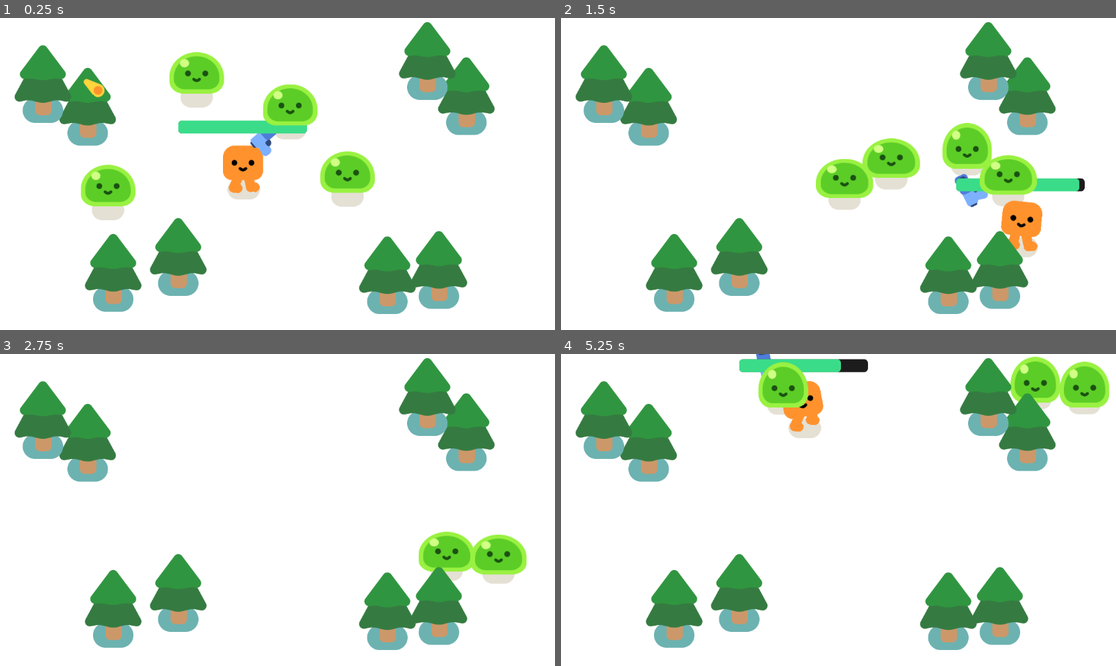
Above: before the commit, frames 1-4 (two rows, left to right).
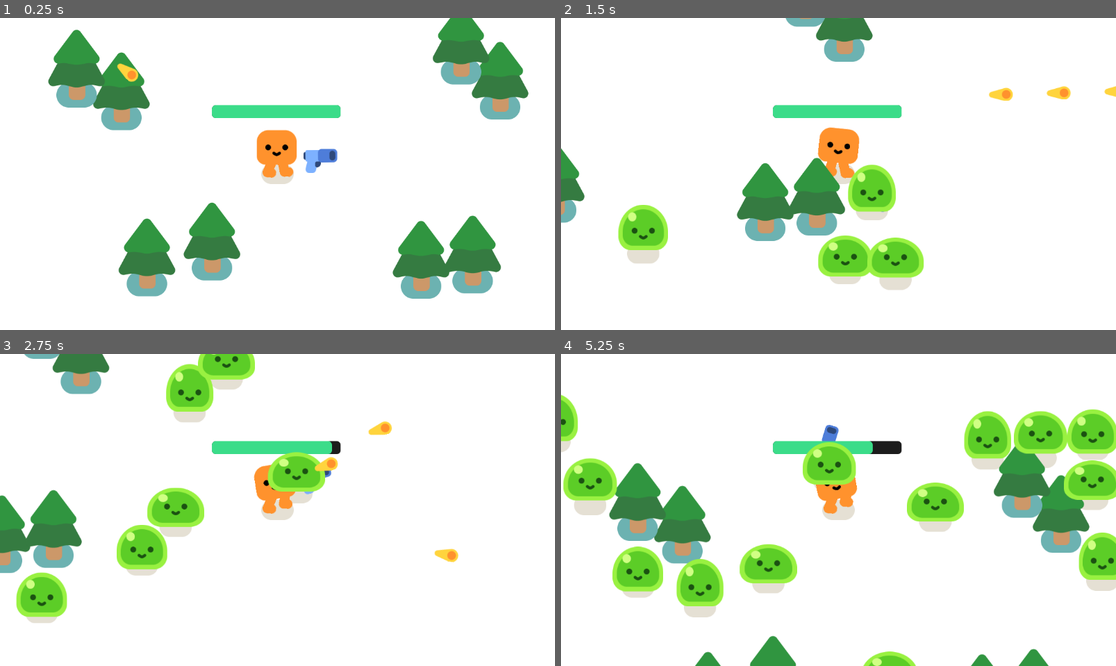
Above: after the commit, the same moments.

Repository: AnOropeza26/Final-Project
Game: Godot game, scene res://survivors_game .tscn
Two runs of this game, one before a commit and one after it. Both use one fixed random seed, a clock stepped at 60 frames per second and the inputs below. This scene is started directly instead of the project's main scene.
Inputs:
- Up to frame 1 (0.25 s): no input
- Up to frame 2 (1.5 s): hold D (move_right) 0.53-1.28 s; hold S (move_down) from 1.28 s (still down)
- Up to frame 3 (2.75 s): release S (move_down) at 2.03 s; hold D (move_right) from 2.03 s (still down)
- Up to frame 4 (5.25 s): release D (move_right) at 2.78 s; hold W (move_up) 2.78-3.53 s; hold A (move_left) 3.53-5.03 s; hold S (move_down) from 5.03 s (still down)

The runs differ from the first frame. In frame 1, 30% of the frame differs, in the area x 2-96%, y 0-95%; in frame 2, 31%; in frame 3, 29%; in frame 4, 39%, in the area x 0-100%, y 0-100%.

Commit message:
Mob spawning complete

Diff:
--- a/player.gd
+++ b/player.gd
@@ -13,10 +13,11 @@
 	else:
 		%HappyBoo.play_idle_animation()
 
-	const DAMAGE_RATE= 5.0
+	const DAMAGE_RATE = 5.0
 	var overlapping_mobs = %HurtBox.get_overlapping_bodies()
 	if overlapping_mobs.size() > 0:
 		health -= DAMAGE_RATE * overlapping_mobs.size() * delta
 		%ProgressBar.value =  health
+		%ProgressBar.max_value = 100
 		if health <= 0.0:
 			health_depleted.emit()
--- a/player.tscn
+++ b/player.tscn
@@ -55,3 +55,5 @@
 theme_override_styles/fill = SubResource("StyleBoxFlat_vfp3r")
 value = 100.0
 show_percentage = false
+
+[node name="Camera2D" type="Camera2D" parent="."]
--- a/survivors_game .tscn
+++ b/survivors_game .tscn
@@ -1,32 +1,35 @@
-[gd_scene load_steps=4 format=3 uid="uid://c3x3ko7r86xi"]
+[gd_scene load_steps=5 format=3 uid="uid://c3x3ko7r86xi"]
 
 [ext_resource type="PackedScene" uid="uid://1lk2mbnh2rvm" path="res://player.tscn" id="1_lias5"]
-[ext_resource type="PackedScene" uid="uid://dojjh1kd3rahe" path="res://mob.tscn" id="2_0gb5e"]
+[ext_resource type="Script" path="res://survivors_game.gd" id="1_woo71"]
 [ext_resource type="PackedScene" uid="uid://clx1385y22h7i" path="res://pinetree.tscn" id="2_h4mnl"]
 
+[sub_resource type="Curve2D" id="Curve2D_dvg12"]
+_data = {
+"points": PackedVector2Array(0, 0, 0, 0, -123, -93, 0, 0, 0, 0, -124, 730, 0, 0, 0, 0, -114, 747, 0, 0, 0, 0, 1237, 745, 0, 0, 0, 0, 1234, -89)
+}
+point_count = 5
+
 [node name="Game" type="Node2D"]
+script = ExtResource("1_woo71")
 
 [node name="CanvasLayer" type="CanvasLayer" parent="."]
 layer = -30
 
 [node name="ColorRect" type="ColorRect" parent="CanvasLayer"]
-offset_right = 1166.0
-offset_bottom = 678.0
+offset_right = 3002.0
+offset_bottom = 1746.0
 
 [node name="player" parent="." instance=ExtResource("1_lias5")]
 position = Vector2(506, 356)
 
-[node name="Mob" parent="." instance=ExtResource("2_0gb5e")]
-position = Vector2(150, 410)
+[node name="Path2D" type="Path2D" parent="."]
+curve = SubResource("Curve2D_dvg12")
 
-[node name="Mob2" parent="." instance=ExtResource("2_0gb5e")]
-position = Vector2(796, 376)
-
-[node name="Mob3" parent="." instance=ExtResource("2_0gb5e")]
-position = Vector2(374, 98)
-
-[node name="Mob4" parent="." instance=ExtResource("2_0gb5e")]
-position = Vector2(648, 172)
+[node name="PathFollow2D" type="PathFollow2D" parent="Path2D"]
+unique_name_in_owner = true
+position = Vector2(-123, -93)
+rotation = 1.57201
 
 [node name="Pinetree" parent="." instance=ExtResource("2_h4mnl")]
 position = Vector2(182, 232)
@@ -51,3 +54,40 @@
 
 [node name="Pinetree8" parent="." instance=ExtResource("2_h4mnl")]
 position = Vector2(911, 571)
+
+[node name="Timer" type="Timer" parent="."]
+wait_time = 0.3
+autostart = true
+
+[node name="GameOver" type="CanvasLayer" parent="."]
+unique_name_in_owner = true
+visible = false
+
+[node name="ColorRect" type="ColorRect" parent="GameOver"]
+anchors_preset = 15
+anchor_right = 1.0
+anchor_bottom = 1.0
+offset_right = 1869.0
+offset_bottom = 1139.0
+grow_horizontal = 2
+grow_vertical = 2
+color = Color(0, 0, 0, 0.498039)
+
+[node name="Label" type="Label" parent="GameOver/ColorRect"]
+layout_mode = 1
+anchors_preset = 8
+anchor_left = 0.5
+anchor_top = 0.5
+anchor_right = 0.5
+anchor_bottom = 0.5
+offset_left = -99.0
+offset_top = -79.0
+offset_right = 99.0
+offset_bottom = 79.0
+grow_horizontal = 2
+grow_vertical = 2
+theme_override_font_sizes/font_size = 156
+text = "Game Over !"
+
+[connection signal="health_depleted" from="player" to="." method="_on_player_health_depleted"]
+[connection signal="timeout" from="Timer" to="." method="_on_timer_timeout"]
--- /dev/null
+++ b/survivors_game.gd
@@ -0,0 +1,20 @@
+extends Node2D
+
+
+
+func spawn_mob():
+	var new_mob = preload("res://mob.tscn").instantiate()
+	%PathFollow2D.progress_ratio = randf()
+	new_mob.global_position = %PathFollow2D.global_position
+	add_child(new_mob)
+
+
+
+
+func _on_timer_timeout():
+	spawn_mob()  # Replace with function body.
+
+
+func _on_player_health_depleted():
+	%GameOver.visible = true
+	get_tree() .paused = true
